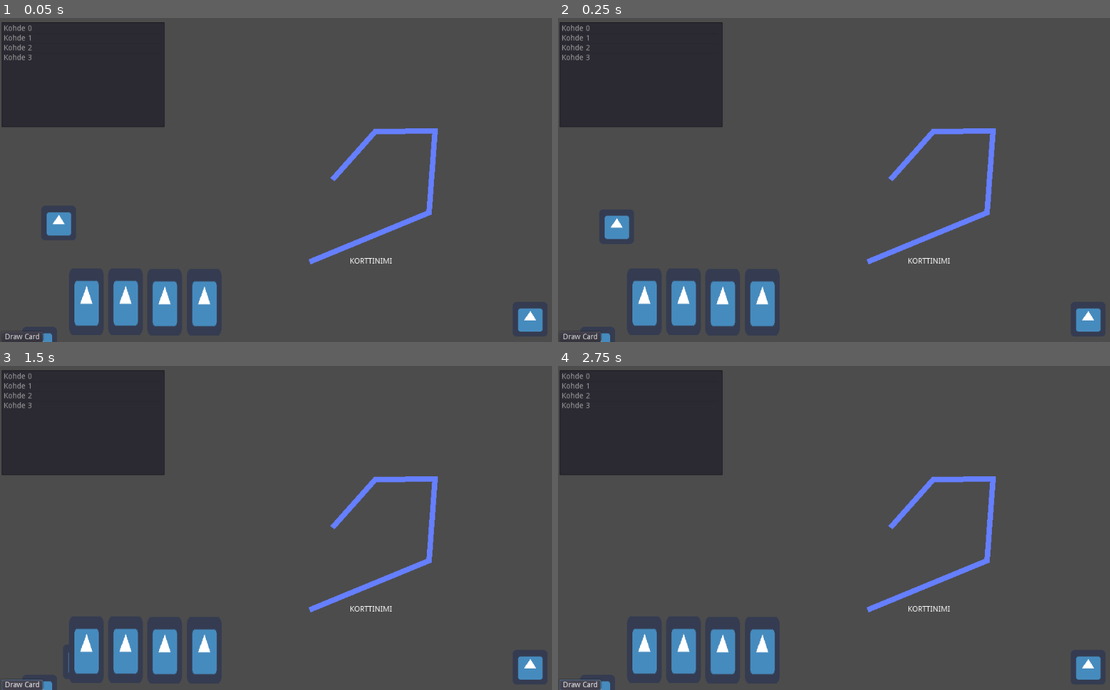
Above: before the commit, frames 1-4 (two rows, left to right).
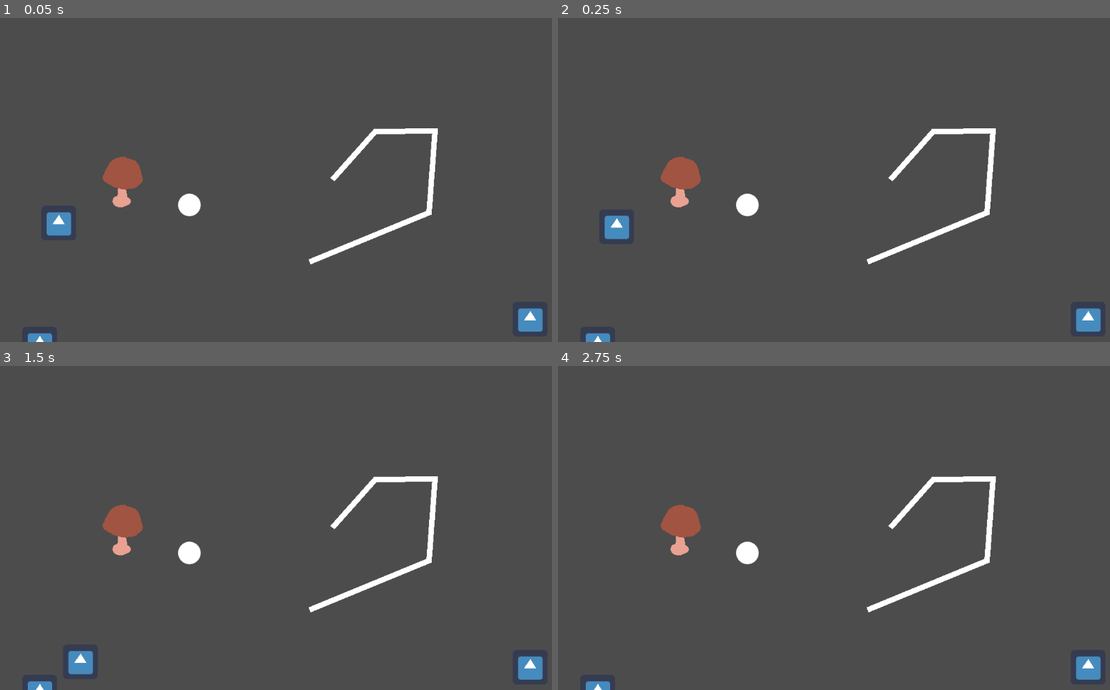
Above: after the commit, the same moments.

Repository: johan1954/fgj-2023-fivers
Game: Godot game, scene res://kohtaus.tscn
Same seed, same stepped clock (60 frames per second), same inputs: the game is played once before the commit and once after it. The engine's default icon, where the game draws it, is replaced by a stand-in: a white triangle on a blue panel in a dark square.
Inputs (mouse positions are in pixels of both pictures, inside the frame that each line leads up to):
- Up to frame 1 (0.05 s): no input
- Up to frame 2 (0.25 s): no input
- Up to frame 3 (1.5 s): click (22, 683) at 0.5 s, where only the run before the commit has a clickable "Draw Card"; hold Right (ui_right) from 1.28 s (still down)
- Up to frame 4 (2.75 s): tap Enter at 2 s; release Right (ui_right) at 2.03 s; hold Left (ui_left) from 2.03 s (still down)

The runs differ from the first frame. In frame 1, 14% of the frame differs, in the area x 0-80%, y 1-100%; in frame 2, 14%; in frame 3, 14%; in frame 4, 14%.

Commit message:
SIENIÄ

Diff:
--- a/kohtaus.tscn
+++ b/kohtaus.tscn
@@ -1,7 +1,9 @@
-[gd_scene load_steps=5 format=2]
+[gd_scene load_steps=7 format=2]
 
 [ext_resource path="res://GFX Assets/icon.png" type="Texture" id=1]
 [ext_resource path="res://Src/new_script.gd" type="Script" id=2]
+[ext_resource path="res://GFX Assets/sieni.png" type="Texture" id=3]
+[ext_resource path="res://GFX Assets/pallo.png" type="Texture" id=4]
 
 [sub_resource type="RectangleShape2D" id=1]
 extents = Vector2( 33, 32 )
@@ -31,15 +33,6 @@
 position = Vector2( 0, -0.5 )
 shape = SubResource( 2 )
 
-[node name="MANAGER" type="Node" parent="."]
-
-[node name="Label" type="Label" parent="."]
-margin_left = 132.0
-margin_top = 144.0
-margin_right = 172.0
-margin_bottom = 158.0
-text = "KORTTINIMI"
-
 [node name="Sieni" type="Node2D" parent="."]
 position = Vector2( 464, 258 )
 
@@ -51,56 +44,13 @@
 
 [node name="Line2D" type="Line2D" parent="Camera2D"]
 points = PoolVector2Array( 100, 0, 179, -89, 289, -90, 278, 61, 58, 152 )
+default_color = Color( 1, 1, 1, 1 )
 
-[node name="Control" type="Control" parent="."]
-margin_left = -509.0
-margin_top = -291.0
-margin_right = 511.0
-margin_bottom = 300.0
+[node name="Pallo" type="Sprite" parent="."]
+position = Vector2( -163, 47 )
+scale = Vector2( 0.5, 0.5 )
+texture = ExtResource( 4 )
 
-[node name="Button" type="Button" parent="Control"]
-anchor_top = 1.0
-anchor_bottom = 1.0
-margin_top = -19.289
-margin_right = 76.0
-margin_bottom = 0.710999
-text = "Draw Card"
-
-[node name="ItemList" type="ItemList" parent="Control"]
-margin_right = 300.0
-margin_bottom = 194.0
-items = [ "Kohde 0", null, false, "Kohde 1", null, false, "Kohde 2", null, false, "Kohde 3", null, false ]
-
-[node name="Kortti" type="Node2D" parent="."]
-position = Vector2( -353, 255 )
-
-[node name="Sprite" type="Sprite" parent="Kortti"]
-position = Vector2( 0, -29.5 )
-scale = Vector2( 1, 1.92188 )
-texture = ExtResource( 1 )
-
-[node name="Kortti2" type="Node2D" parent="."]
-position = Vector2( -281, 255 )
-
-[node name="Sprite" type="Sprite" parent="Kortti2"]
-position = Vector2( 0, -29.5 )
-scale = Vector2( 1, 1.92188 )
-texture = ExtResource( 1 )
-
-[node name="Kortti3" type="Node2D" parent="."]
-position = Vector2( -209, 256 )
-
-[node name="Sprite" type="Sprite" parent="Kortti3"]
-position = Vector2( 0, -29.5 )
-scale = Vector2( 1, 1.92188 )
-texture = ExtResource( 1 )
-
-[node name="Kortti4" type="Node2D" parent="."]
-position = Vector2( -136, 256 )
-
-[node name="Sprite" type="Sprite" parent="Kortti4"]
-position = Vector2( 0, -29.5 )
-scale = Vector2( 1, 1.92188 )
-texture = ExtResource( 1 )
-
-[connection signal="pressed" from="Control/Button" to="MANAGER" method="_on_Button_pressed"]
+[node name="Sieni2" type="Sprite" parent="."]
+position = Vector2( -283, 3 )
+texture = ExtResource( 3 )
Binary file added: GFX Assets/pallo.png
Not shown, added: GFX Assets/pallo.png.import
Binary file added: GFX Assets/sieni.png
Not shown, added: GFX Assets/sieni.png.import
